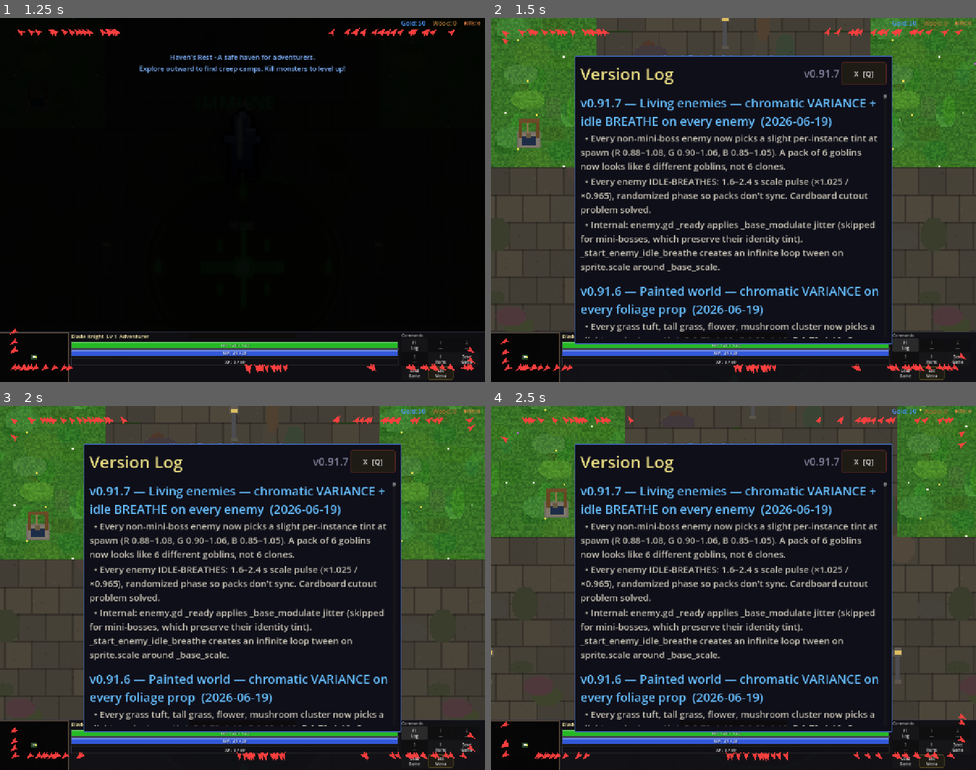
Above: before the commit, frames 1-4 (two rows, left to right).
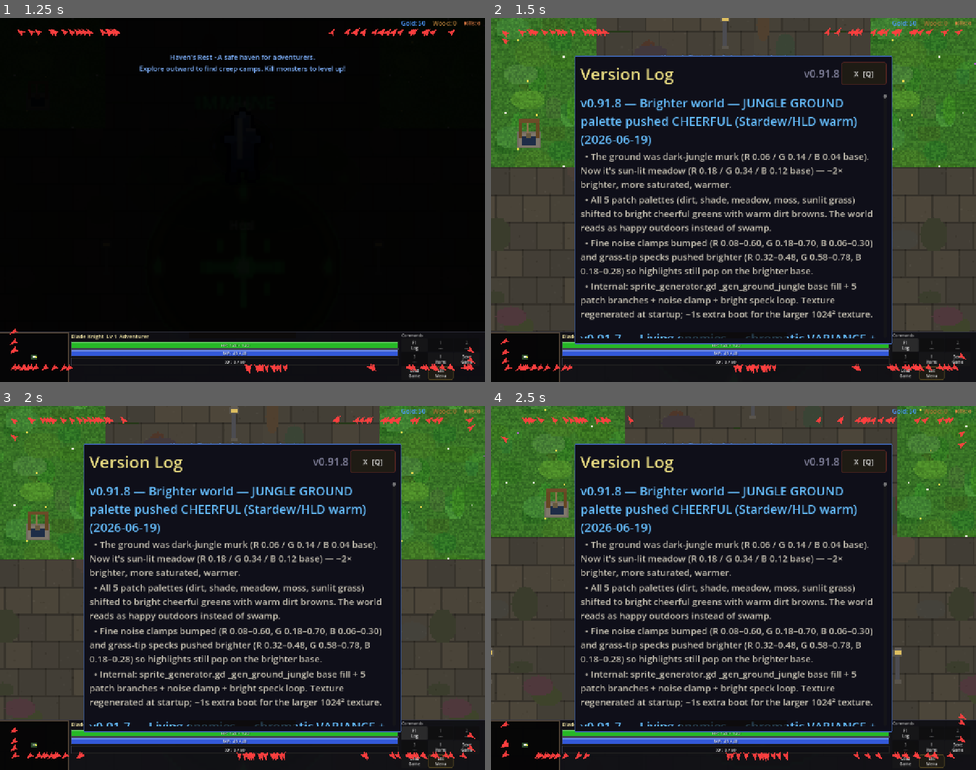
Above: after the commit, the same moments.

Repository: slxny/legends-open-rpg
Game: Godot game, scene res://scenes/main.tscn
The game is run twice, just before and just after one commit, with the same random seed, the same clock (stepped at 60 frames per second) and the same inputs.
Inputs (mouse positions are in pixels of both pictures, inside the frame that each line leads up to):
- Up to frame 1 (1.25 s): tap Enter at 0.5 s; move the mouse to (218, 272) at 0.52 s; hold W (move_up) from 0.53 s (still down); hold Q (ability_1) from 0.53 s (still down); click (218, 272) at 0.67 s
- Up to frame 2 (1.5 s): release W (move_up) at 1.25 s; release Q (ability_1) at 1.25 s; click "F1 Log" at 1.25 s
- Up to frame 3 (2 s): no input
- Up to frame 4 (2.5 s): drag from (524, 744) to (733, 697) at 2.02 s

Frame 1 is identical in both runs. In frame 2, 13% of the frame differs, in the area x 18-80%, y 14-88%; in frame 3, 13%; in frame 4, 13%.

Commit message:
v0.91.8: Jungle ground palette pushed bright/cheerful (Stardew warm)
Base lifted 0.06/0.14/0.04 -> 0.18/0.34/0.12 (~2x brighter).
All 5 patch palettes shifted bright cheerful greens + warm dirt.
Noise clamps + grass-tip specks rebalanced for new base.

- sprite_generator.gd _gen_ground_jungle.

Co-Authored-By: Claude Opus 4.7 (1M context) <noreply@anthropic.com>

Diff:
--- a/scenes/ui/changelog_dialog.gd
+++ b/scenes/ui/changelog_dialog.gd
@@ -9,9 +9,20 @@
 var _is_visible: bool = false
 var _is_mobile: bool = false
 
-const GAME_VERSION := "v0.91.7"
+const GAME_VERSION := "v0.91.8"
 
 const CHANGELOG: Array[Dictionary] = [
+	{
+		"version": "v0.91.8",
+		"title": "Brighter world — JUNGLE GROUND palette pushed CHEERFUL (Stardew/HLD warm)",
+		"date": "2026-06-19",
+		"entries": [
+			"The ground was dark-jungle murk (R 0.06 / G 0.14 / B 0.04 base). Now it's sun-lit meadow (R 0.18 / G 0.34 / B 0.12 base) — ~2× brighter, more saturated, warmer.",
+			"All 5 patch palettes (dirt, shade, meadow, moss, sunlit grass) shifted to bright cheerful greens with warm dirt browns. The world reads as happy outdoors instead of swamp.",
+			"Fine noise clamps bumped (R 0.08–0.60, G 0.18–0.70, B 0.06–0.30) and grass-tip specks pushed brighter (R 0.32–0.48, G 0.58–0.78, B 0.18–0.28) so highlights still pop on the brighter base.",
+			"Internal: sprite_generator.gd _gen_ground_jungle base fill + 5 patch branches + noise clamp + bright speck loop. Texture regenerated at startup; ~1s extra boot for the larger 1024² texture.",
+		]
+	},
 	{
 		"version": "v0.91.7",
 		"title": "Living enemies — chromatic VARIANCE + idle BREATHE on every enemy",
--- a/scripts/autoloads/sprite_generator.gd
+++ b/scripts/autoloads/sprite_generator.gd
@@ -4411,8 +4411,10 @@
 	# camera zoom, on-screen repeats become rare enough to read as "painted".
 	var size = 1024
 	var img = Image.create(size, size, false, Image.FORMAT_RGBA8)
-	# Base dark jungle green
-	img.fill(Color(0.06, 0.14, 0.04))
+	# v0.91.8 — base jungle lifted from very-dark (0.06/0.14/0.04) to a
+	# brighter, more saturated meadow green so the world reads as cheerful
+	# Stardew/HLD-warm instead of murky.
+	img.fill(Color(0.18, 0.34, 0.12))
 
 	var rng = RandomNumberGenerator.new()
 	rng.seed = 42
@@ -4420,6 +4422,7 @@
 	# --- Large biome-scale patches for macro variation ---
 	# These create distinct zones so each 128px section looks different
 	# v0.91.3 — counts scaled 4× since texture went 512→1024 (4× area).
+	# v0.91.8 — all patch palettes brightened ~2× and pushed slightly warmer.
 	for _i in range(160):
 		var cx = rng.randi_range(0, size - 1)
 		var cy = rng.randi_range(0, size - 1)
@@ -4428,35 +4431,35 @@
 		var shade = rng.randf_range(0.0, 1.0)
 		var patch_color: Color
 		if shade < 0.2:
-			# Dirt/mud patch
+			# Warm dirt/mud patch
 			patch_color = Color(
-				rng.randf_range(0.12, 0.2),
-				rng.randf_range(0.08, 0.14),
-				rng.randf_range(0.03, 0.07))
+				rng.randf_range(0.32, 0.46),
+				rng.randf_range(0.22, 0.30),
+				rng.randf_range(0.10, 0.16))
 		elif shade < 0.4:
-			# Deep dark green (dense canopy shadow)
+			# Cool shaded grass
 			patch_color = Color(
-				rng.randf_range(0.03, 0.06),
-				rng.randf_range(0.08, 0.14),
-				rng.randf_range(0.02, 0.05))
+				rng.randf_range(0.10, 0.16),
+				rng.randf_range(0.24, 0.32),
+				rng.randf_range(0.08, 0.14))
 		elif shade < 0.6:
-			# Medium green (open clearing)
+			# Bright open meadow
 			patch_color = Color(
-				rng.randf_range(0.08, 0.14),
-				rng.randf_range(0.18, 0.28),
-				rng.randf_range(0.05, 0.1))
+				rng.randf_range(0.22, 0.32),
+				rng.randf_range(0.44, 0.58),
+				rng.randf_range(0.14, 0.22))
 		elif shade < 0.8:
-			# Mossy green-brown
+			# Mossy yellow-green
 			patch_color = Color(
-				rng.randf_range(0.1, 0.16),
-				rng.randf_range(0.14, 0.2),
-				rng.randf_range(0.04, 0.08))
+				rng.randf_range(0.26, 0.36),
+				rng.randf_range(0.36, 0.46),
+				rng.randf_range(0.12, 0.18))
 		else:
-			# Lighter grass area
+			# Sun-lit grass
 			patch_color = Color(
-				rng.randf_range(0.1, 0.16),
-				rng.randf_range(0.22, 0.32),
-				rng.randf_range(0.06, 0.1))
+				rng.randf_range(0.30, 0.42),
+				rng.randf_range(0.50, 0.64),
+				rng.randf_range(0.18, 0.26))
 		_fill_ellipse(img, cx, cy, rx, ry, patch_color)
 
 	# --- Medium detail patches for mid-range texture ---
@@ -4514,25 +4517,26 @@
 			var iy = int(py) % size
 			_fill_ellipse(img, ix, iy, rng.randi_range(2, 5), rng.randi_range(1, 4), trail_color)
 
-	# Fine pixel noise for texture grain
+	# Fine pixel noise for texture grain (clamps bumped for brighter base)
 	for _i in range(12000):
 		var x = rng.randi_range(0, size - 1)
 		var y = rng.randi_range(0, size - 1)
 		var existing = img.get_pixel(x, y)
-		var variation = rng.randf_range(-0.03, 0.03)
+		var variation = rng.randf_range(-0.05, 0.05)
 		img.set_pixel(x, y, Color(
-			clampf(existing.r + variation, 0.02, 0.25),
-			clampf(existing.g + variation * 1.5, 0.06, 0.35),
-			clampf(existing.b + variation * 0.5, 0.01, 0.12)))
-
-	# Bright green specks (grass tips catching light)
+			clampf(existing.r + variation, 0.08, 0.60),
+			clampf(existing.g + variation * 1.5, 0.18, 0.70),
+			clampf(existing.b + variation * 0.5, 0.06, 0.30)))
+
+	# Bright green specks (grass tips catching light) — pushed brighter so
+	# they actually catch the eye on the new lighter base.
 	for _i in range(1600):
 		var x = rng.randi_range(0, size - 1)
 		var y = rng.randi_range(0, size - 1)
 		img.set_pixel(x, y, Color(
-			rng.randf_range(0.12, 0.22),
-			rng.randf_range(0.28, 0.42),
-			rng.randf_range(0.06, 0.14)))
+			rng.randf_range(0.32, 0.48),
+			rng.randf_range(0.58, 0.78),
+			rng.randf_range(0.18, 0.28)))
 
 	# Tiny dark shadow spots (root shadows, leaf litter)
 	for _i in range(600):
